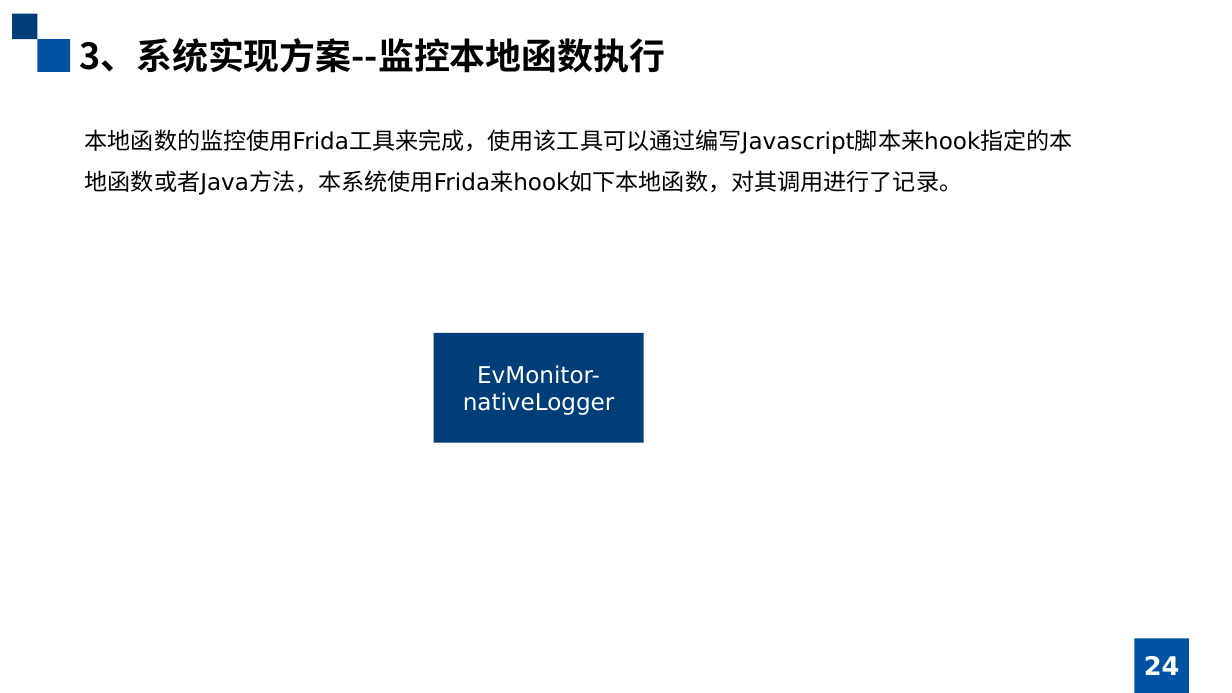
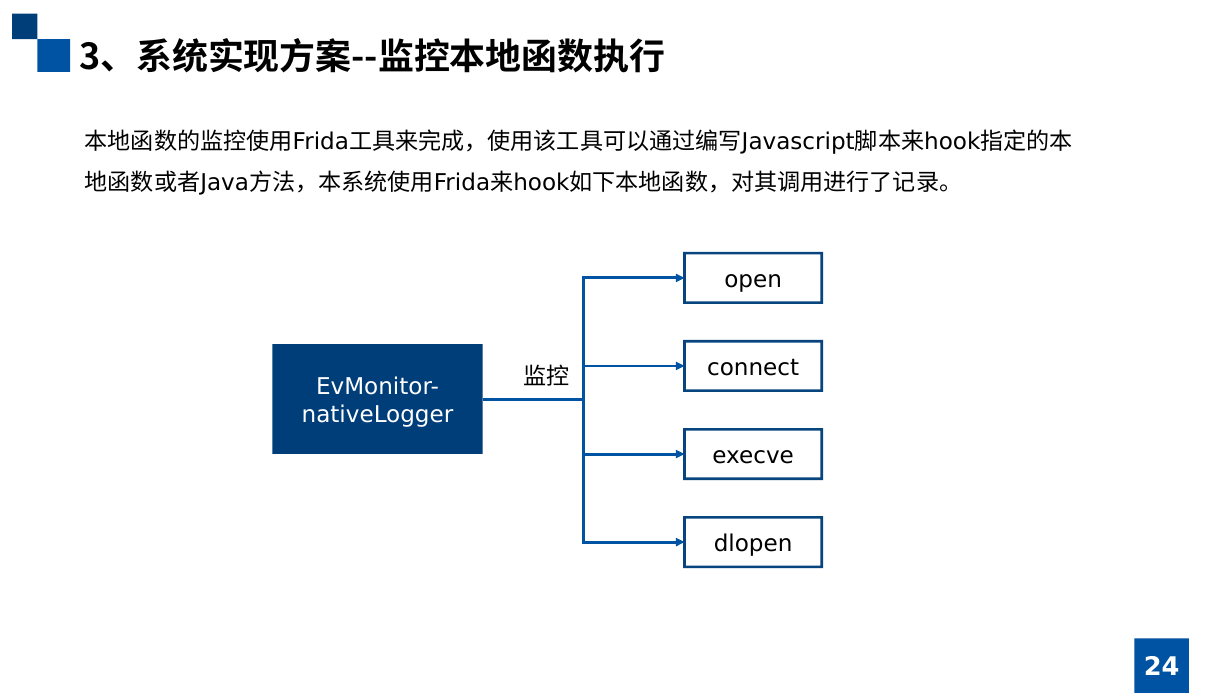
Before and after one commit to january147/Graduation_Project, a slide deck: slide 24 of ppt/移动应用的动态行为捕获.pptx. Drawn at 1232x693 pixels with LibreOffice and Linux fonts; fonts in the diff are those of the drawing. Boxes give left, top, right and bottom in pixels: in the first picture for what was removed or moved away, otherwise in the second. Text is boxed around its words. In the diff, an @@ line names an element or a change of style, - is before the commit and + after.

```diff
--- a/ppt/移动应用的动态行为捕获.pptx
+++ b/ppt/移动应用的动态行为捕获.pptx
@@ rectangle added at (685,253,823,303), outline #003E7A 2 pt, 18 pt, text #000000 @@
+open
@@ elbow arrow added from (482, 399) to (685, 278), #0053A3 2.25 pt @@
@@ rectangle "EvMonitor-nativeLogger": place and size @@
-rectangle "EvMonitor-nativeLogger" at (433,333,644,443)
+rectangle "EvMonitor-nativeLogger" at (273,344,483,454)
@@ rectangle added at (685,341,823,391), outline #003E7A 2 pt, 18 pt, text #000000 @@
+connect
@@ elbow arrow added from (482, 399) to (685, 366), #0053A3 2.25 pt @@
@@ text added at (523,364,569,386), 18 pt, text #000000 @@
+监控
@@ elbow arrow added from (482, 399) to (685, 543), #0053A3 2.25 pt @@
@@ elbow arrow added from (482, 399) to (685, 454), #0053A3 2.25 pt @@
@@ rectangle added at (685,430,823,480), outline #003E7A 2 pt, 18 pt, text #000000 @@
+execve
@@ rectangle added at (685,518,823,567), outline #003E7A 2 pt, 18 pt, text #000000 @@
+dlopen
```
Also in this commit, not shown: 16 other slides changed, 1 other file.
